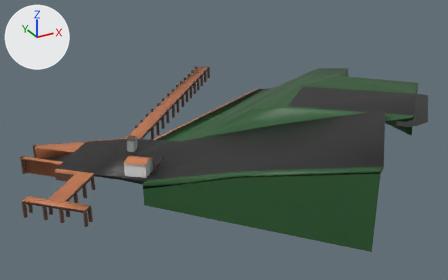
Before and after pictures for a commit that changed the glTF model src/assets/intboatramp.glb.
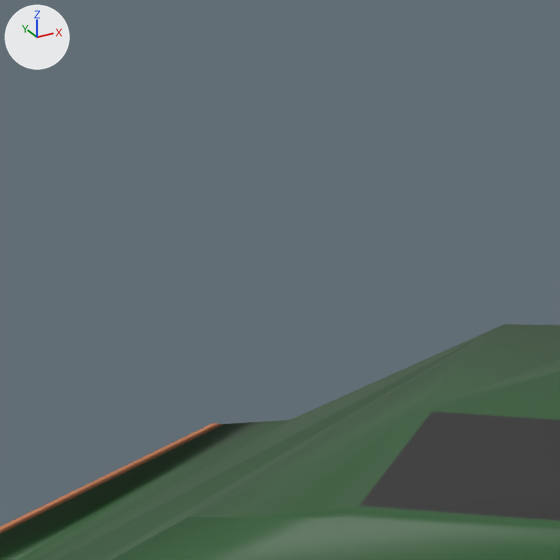
The first picture shows the older version from a camera (50 mm lens) standing at (-1.881, 0.064, 0.23) and looking at (-1.626, 0.528, -0.002). The close-ups show both versions on the part from 47% to 74% of the width and 0% to 42% of the height of that picture; other places that the commit changed are outside them. Every picture has the same lights, and +X, +Y and +Z are marked at upper left. Where no turn or scale is listed for an object, it has been applied to the vertices.

The first close-up shows 'Boat Launch.006'.
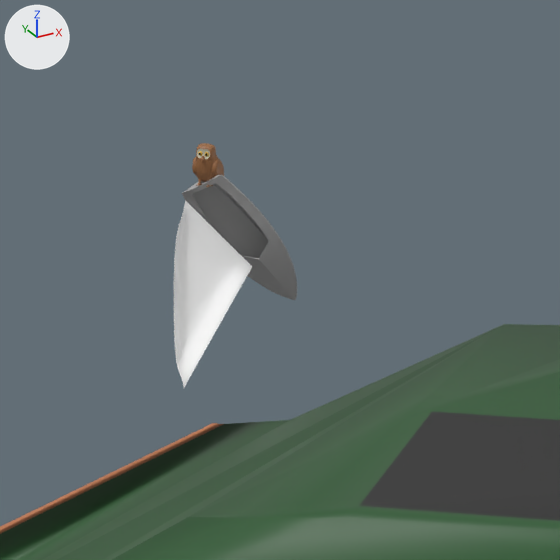
Pixel boxes [x1, y1, x2, y2] of what changed, in the close-ups (560 x 560 px):
'sailboat.001', added
    after: [174, 175, 297, 387]
    faces in mat_material_250 (white #ffffff): [174, 200, 252, 387]
    faces in mat_material_276 (grey #a7a7a7): [182, 175, 297, 300]
'3d-model', added (brown)
    after: [192, 143, 224, 187]
    faces in mat_material_272 (brown #996840): [192, 143, 224, 187]

The change, as a list of edits to the scene's bpy script:
```text
Add mat_material_250:
    mat_material_250 = principled_material('Material.250')
    mat_material_250.base_color = (1.0, 1.0, 1.0)  # white #ffffff
Add mat_material_276:
    mat_material_276 = principled_material('Material.276')
    mat_material_276.base_color = (0.388, 0.388, 0.388)  # grey #a7a7a7
Add mat_material_272:
    mat_material_272 = principled_material('Material.272')
    mat_material_272.base_color = (0.319, 0.138, 0.0513)  # brown #996840
Add mat_material_273:
    mat_material_273 = principled_material('Material.273')
    mat_material_273.base_color = (0.584, 0.552, 0.418)  # light grey #c9c4ad
Add mat_material_275:
    mat_material_275 = principled_material('Material.275')
    mat_material_275.base_color = (0.694, 0.423, 0.0452)  # yellow #d9ae3c
Add mat_material_274:
    mat_material_274 = principled_material('Material.274')
    mat_material_274.base_color = (0.00127, 0.00124, 0.0011)  # black #040404
Add me_object_2_002:
    me_object_2_002.from_pydata(...)  # 7303 vertices, 14598 faces; spans x -0.0357..0.0209, y -0.0325..0.0123, z -0.0281..0.0202
    # faces by material slot: [3050, 11548]
    me_object_2_002.materials.append(mat_material_250)  # white #ffffff
    me_object_2_002.materials.append(mat_material_276)  # grey #a7a7a7
Add me_3d_model:
    me_3d_model.from_pydata(...)  # 1170 vertices, 2442 faces; spans x -0.00421..0.00501, y -0.00444..0.00495, z 0.0..0.01166
    # faces by material slot: [2272, 50, 24, 96]
    me_3d_model.materials.append(mat_material_272)  # brown #996840
    me_3d_model.materials.append(mat_material_273)  # light grey #c9c4ad
    me_3d_model.materials.append(mat_material_274)  # black #040404
    me_3d_model.materials.append(mat_material_275)  # yellow #d9ae3c
Add ob_sailboat_001:
    ob_sailboat_001 = bpy.data.objects.new('sailboat.001', me_object_2_002)
    ob_sailboat_001.location = (-1.4446, 0.7529, 0.0046)
Add ob_3d_model:
    ob_3d_model = bpy.data.objects.new('3d-model', me_3d_model)
    ob_3d_model.location = (-1.4501, 0.7591, 0.0208)
```
